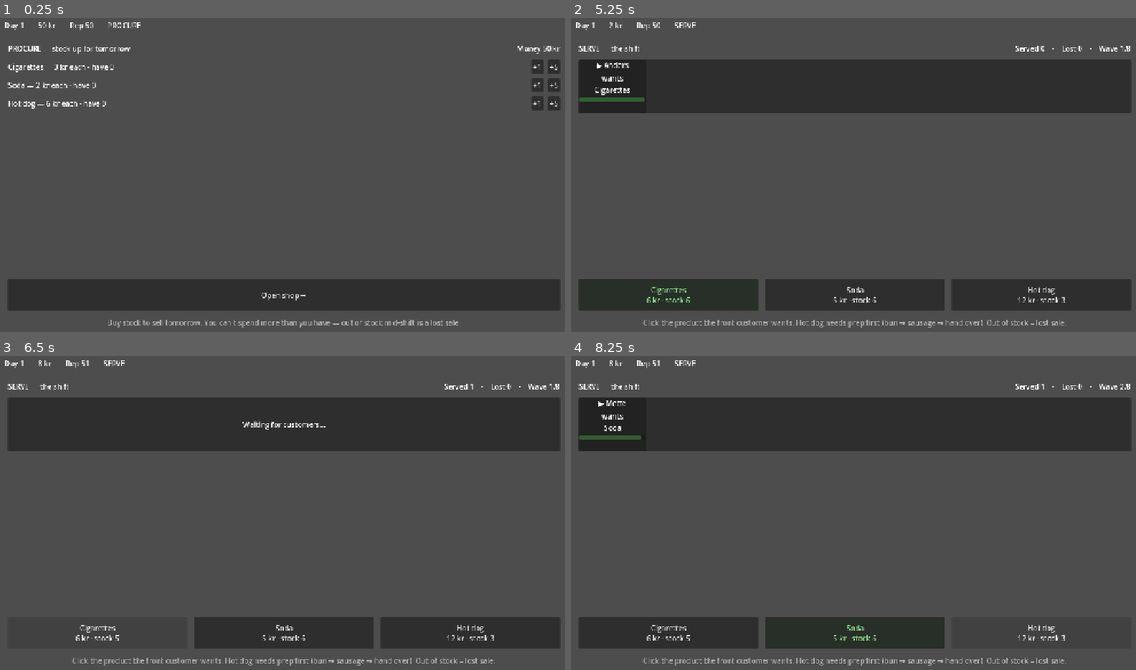
Above: before the commit, frames 1-4 (two rows, left to right).
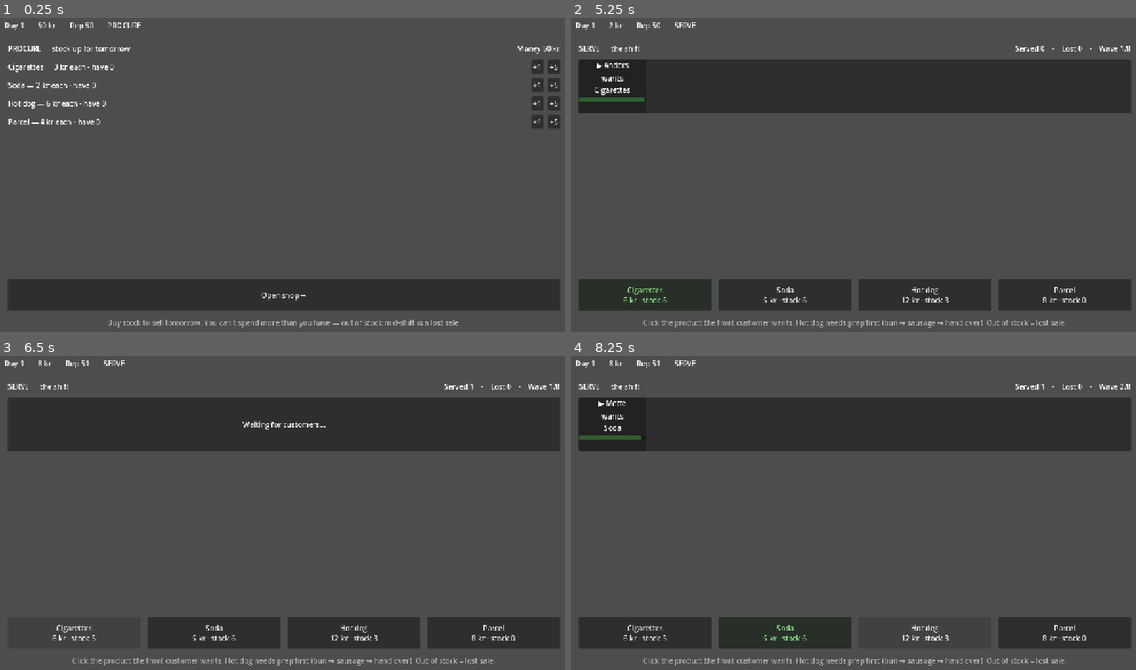
Above: after the commit, the same moments.

Repository: etterognuller/Kiosk
Game: Godot game, scene res://scenes/Main.tscn
Two runs of this game, one before a commit and one after it. Both use one fixed random seed, a clock stepped at 60 frames per second and the inputs below.
Inputs:
- Up to frame 1 (0.25 s): no input
- Up to frame 2 (5.25 s): click "+1" at 0.5 s; click "+5" at 1.25 s; click "+1" at 2 s; click "+5" at 2.75 s; click "+1" at 3.5 s; click "+5" at 4.25 s; click "Open shop →" at 5 s
- Up to frame 3 (6.5 s): click "Cigarettes 6 kr · stock 6" at 5.75 s
- Up to frame 4 (8.25 s): click "Cigarettes 6 kr · stock 5" at 6.5 s; click "Soda 5 kr · stock 6" at 7.25 s; click "Hot dog 12 kr · stock 3" at 8 s

The runs differ from the first frame. In frame 1, 0.3% of the frame differs, in the area x 1-99%, y 30-36%; in frame 2, 1.2%; in frame 3, 1.1%; in frame 4, 2.4%, in the area x 9-92%, y 83-94%.

Commit message:
Build pakkeshop parcel line v1 (#4): a new product end-to-end
Add the signature Danish kiosk staple — parcels — as an instant grab-and-ring
product that runs through every layer the existing products touch, and make the
SERVE buttons data-driven so this (and the next product tier) is a catalog-only
add with no scene surgery.

- shift.gd / procure.gd / game_state.gd: a "parcels" entry in the SERVE catalog
  (instant, no prep, retail 8), the PROCURE catalog (wholesale 4, a margin), and
  GameState.stock (save round-trip safe). Appended last so the deterministic
  spawn rotation — and the tests pinned to it — are unchanged; parcel customers
  now arrive naturally in the rotation.
- serve.gd + Serve.tscn: build one serve button per PRODUCTS entry instead of
  three hardcoded nodes. Price + live stock + wanted-highlight treat every
  product line uniformly; the hot-dog prep flow stays keyed off PRODUCTS.prep.
- tests + runner: parcel procure, instant serve, no-fail stockout, arrival in a
  live wave, and save round-trip. 84/84 green. Both scenes verified headlessly
  (SERVE Parcel button + auto-added PROCURE row).

Placeholder pricing (CONTEXT.md) — flagged for an F5 feel pass.

Co-Authored-By: Claude Opus 4.8 <noreply@anthropic.com>

Diff:
--- a/scenes/phases/Serve.tscn
+++ b/scenes/phases/Serve.tscn
@@ -68,29 +68,9 @@
 size_flags_vertical = 3
 
 [node name="Buttons" type="HBoxContainer" parent="Margin/VBox"]
+unique_name_in_owner = true
 layout_mode = 2
 theme_override_constants/separation = 16
-
-[node name="CigBtn" type="Button" parent="Margin/VBox/Buttons"]
-unique_name_in_owner = true
-layout_mode = 2
-size_flags_horizontal = 3
-custom_minimum_size = Vector2(0, 72)
-text = "Cigarettes"
-
-[node name="SodaBtn" type="Button" parent="Margin/VBox/Buttons"]
-unique_name_in_owner = true
-layout_mode = 2
-size_flags_horizontal = 3
-custom_minimum_size = Vector2(0, 72)
-text = "Soda"
-
-[node name="HotdogBtn" type="Button" parent="Margin/VBox/Buttons"]
-unique_name_in_owner = true
-layout_mode = 2
-size_flags_horizontal = 3
-custom_minimum_size = Vector2(0, 72)
-text = "Hot dog"
 
 [node name="Hint" type="Label" parent="Margin/VBox"]
 layout_mode = 2
--- a/scripts/globals/game_state.gd
+++ b/scripts/globals/game_state.gd
@@ -38,6 +38,7 @@
 	"cigarettes": 0,
 	"soda": 0,
 	"hotdog": 0,
+	"parcels": 0,
 }
 
 ## upgrade_id -> owned level. The UPGRADE phase's persistence; numbers are placeholders.
@@ -57,7 +58,7 @@
 	money = STARTING_MONEY
 	reputation = STARTING_REPUTATION
 	day = 1
-	stock = {"cigarettes": 0, "soda": 0, "hotdog": 0}
+	stock = {"cigarettes": 0, "soda": 0, "hotdog": 0, "parcels": 0}
 	upgrades = {"counter_space": 0, "second_counter": 0, "loyalty_cards": 0, "clerk": 0}
 	last_saved_unix = 0
 
--- a/scripts/phases/procure.gd
+++ b/scripts/phases/procure.gd
@@ -18,7 +18,7 @@
 ## Local mirror of the SERVE retail prices (shift.gd PRODUCTS[id].price). Used only
 ## by the drift-guard test, which asserts every CATALOG cost stays strictly below
 ## its sell price so procuring at wholesale can never out-cost retail.
-const SELL_PRICES := {"cigarettes": 6, "soda": 5, "hotdog": 12}
+const SELL_PRICES := {"cigarettes": 6, "soda": 5, "hotdog": 12, "parcels": 8}
 
 ## v1 wholesale catalog. Costs are placeholder tuning (CONTEXT.md defers numbers),
 ## kept strictly below SELL_PRICES so every unit sold turns a margin. Product ids
@@ -27,6 +27,9 @@
 	"cigarettes": {"label": "Cigarettes", "cost": 3},
 	"soda": {"label": "Soda", "cost": 2},
 	"hotdog": {"label": "Hot dog", "cost": 6},
+	# Pakkeshop parcels (issue #4): wholesale below the retail price (8) like the
+	# rest, so each parcel handled turns a margin. Placeholder tuning (CONTEXT.md).
+	"parcels": {"label": "Parcel", "cost": 4},
 }
 
 var _state  ## GameState-shaped: `money: int`, `stock: Dictionary`
--- a/scripts/phases/serve.gd
+++ b/scripts/phases/serve.gd
@@ -25,21 +25,28 @@
 @onready var _queue_line: HBoxContainer = %QueueLine
 @onready var _empty_hint: Label = %EmptyHint
 @onready var _prep_label: Label = %PrepLabel
-@onready var _cig_btn: Button = %CigBtn
-@onready var _soda_btn: Button = %SodaBtn
-@onready var _hotdog_btn: Button = %HotdogBtn
+@onready var _buttons_box: HBoxContainer = %Buttons
 
 var _shift
-var _driver                   ## the auto-serve clerk (ServeDriver), a second caller of Shift
-var _cards: Dictionary = {}   ## Customer -> card Control
-var _names: Dictionary = {}   ## Customer -> display name
+var _driver                       ## the auto-serve clerk (ServeDriver), a second caller of Shift
+var _product_buttons: Dictionary = {}  ## product_id -> its serve Button
+var _cards: Dictionary = {}       ## Customer -> card Control
+var _names: Dictionary = {}       ## Customer -> display name
 var _arrivals: int = 0
 
 
 func _ready() -> void:
-	_cig_btn.pressed.connect(_serve.bind("cigarettes"))
-	_soda_btn.pressed.connect(_serve.bind("soda"))
-	_hotdog_btn.pressed.connect(_serve.bind("hotdog"))
+	# One serve button per product, built from the catalog — adding a product line
+	# (e.g. the pakkeshop parcel, issue #4) needs only a PRODUCTS entry, no scene
+	# edit. Each routes its click to _serve(id); the hot-dog prep flow is keyed off
+	# PRODUCTS[id].prep inside _serve, so it composes for any prep item.
+	for id in ShiftScript.PRODUCTS:
+		var btn := Button.new()
+		btn.size_flags_horizontal = Control.SIZE_EXPAND_FILL
+		btn.custom_minimum_size = Vector2(0, 72)
+		btn.pressed.connect(_serve.bind(id))
+		_buttons_box.add_child(btn)
+		_product_buttons[id] = btn
 
 	_shift = ShiftScript.new(GameState)
 	var shop = UpgradeShopScript.new(GameState)
@@ -132,13 +139,13 @@
 		var name_lbl: Label = card.get_node("VB/Name")
 		name_lbl.text = ("▶ " if is_active else "") + String(_names.get(c, ""))
 
-	_cig_btn.text = _btn_text("cigarettes")
-	_soda_btn.text = _btn_text("soda")
-	_hotdog_btn.text = _btn_text("hotdog")
+	# Each product button shows its price + live stock and lights up when it's the
+	# one the front customer wants — same treatment for every product line.
 	var want: String = active.product_id if active != null else ""
-	_cig_btn.modulate = WANTED if want == "cigarettes" else Color.WHITE
-	_soda_btn.modulate = WANTED if want == "soda" else Color.WHITE
-	_hotdog_btn.modulate = WANTED if want == "hotdog" else Color.WHITE
+	for id in _product_buttons:
+		var btn: Button = _product_buttons[id]
+		btn.text = _btn_text(id)
+		btn.modulate = WANTED if want == id else Color.WHITE
 
 	if active != null and ShiftScript.PRODUCTS[active.product_id]["prep"]:
 		_prep_label.visible = true
--- a/scripts/phases/shift.gd
+++ b/scripts/phases/shift.gd
@@ -29,6 +29,11 @@
 	"cigarettes": {"label": "Cigarettes", "price": 6, "prep": false},
 	"soda": {"label": "Soda", "price": 5, "prep": false},
 	"hotdog": {"label": "Hot dog", "price": 12, "prep": true},
+	# Pakkeshop parcel line (issue #4): an instant grab-and-ring sale, no prep —
+	# the signature Danish kiosk staple. Placeholder price (CONTEXT.md), kept above
+	# its wholesale cost so it turns a margin. Appended last so the existing
+	# deterministic spawn rotation (and the tests pinned to it) are unchanged.
+	"parcels": {"label": "Parcel", "price": 8, "prep": false},
 }
 
 ## Hot dog prep: clicks needed before it can be handed over (bun -> sausage). The
--- a/tests/run_tests.gd
+++ b/tests/run_tests.gd
@@ -16,6 +16,7 @@
 	"res://tests/test_serve_driver.gd",
 	"res://tests/test_offline_earnings.gd",
 	"res://tests/test_day_scaling.gd",
+	"res://tests/test_parcels.gd",
 ]
 
 
--- /dev/null
+++ b/tests/test_parcels.gd
@@ -0,0 +1,91 @@
+extends "res://tests/test_case.gd"
+## Unit tests for the pakkeshop parcel line (issue #4) — the first product added
+## end-to-end after v1. Parcels reuse the generic Procure/Shift paths, so these
+## tests pin the wiring: parcels are procurable at a margin, serve as an instant
+## grab-and-ring sale, a stockout is a no-fail lost sale, a parcel customer can
+## actually arrive during a shift, and parcel stock survives a save round-trip.
+
+const ProcureScript := preload("res://scripts/phases/procure.gd")
+const ShiftScript := preload("res://scripts/phases/shift.gd")
+const GameStateScript := preload("res://scripts/globals/game_state.gd")
+
+const PARCEL := "parcels"
+
+
+class StateStub extends RefCounted:
+	var money: int = 0
+	var stock: Dictionary = {}
+	var reputation: int = 50
+
+
+func test_parcels_are_in_both_catalogs_as_an_instant_good() -> void:
+	assert_true(ShiftScript.PRODUCTS.has(PARCEL), "parcels in the SERVE catalog")
+	assert_false(ShiftScript.PRODUCTS[PARCEL]["prep"], "parcels are instant, no prep")
+	assert_true(ProcureScript.CATALOG.has(PARCEL), "parcels in the PROCURE catalog")
+	# Margin: wholesale strictly below retail, like every other product.
+	assert_true(int(ProcureScript.CATALOG[PARCEL]["cost"]) < int(ShiftScript.PRODUCTS[PARCEL]["price"]),
+		"parcel wholesale < retail")
+
+
+func test_parcels_can_be_procured() -> void:
+	var state := StateStub.new()
+	state.money = 50
+	var procure = ProcureScript.new(state)
+	var bought: int = procure.buy(PARCEL, 3)
+	assert_eq(bought, 3, "bought the full quantity")
+	assert_eq(state.money, 50 - 3 * int(ProcureScript.CATALOG[PARCEL]["cost"]), "money -= wholesale cost")
+	assert_eq(int(state.stock.get(PARCEL, 0)), 3, "parcel stock laid in")
+
+
+func test_parcel_serves_as_instant_grab_and_ring() -> void:
+	var state := StateStub.new()
+	state.stock = {PARCEL: 2}
+	var shift = ShiftScript.new(state)
+	shift.auto_spawn = false
+	shift.queue = [ShiftScript.Customer.new(PARCEL, 10.0)]
+	# No prep step needed — it rings up immediately.
+	var ok: bool = shift.serve(PARCEL)
+	assert_true(ok, "instant parcel sale succeeded with no prep")
+	assert_eq(state.money, ShiftScript.PRODUCTS[PARCEL]["price"], "money += parcel price")
+	assert_eq(int(state.stock[PARCEL]), 1, "parcel stock -= 1")
+	assert_eq(shift.served_count, 1, "served counted")
+
+
+func test_parcel_stockout_is_a_lost_sale_never_negative() -> void:
+	var state := StateStub.new()
+	state.stock = {PARCEL: 0}
+	var shift = ShiftScript.new(state)
+	shift.auto_spawn = false
+	shift.queue = [ShiftScript.Customer.new(PARCEL, 10.0)]
+	var ok: bool = shift.serve(PARCEL)
+	assert_false(ok, "no sale on a parcel stockout")
+	assert_eq(int(state.stock[PARCEL]), 0, "parcel stock never went negative")
+	assert_eq(state.money, 0, "no money for a stockout")
+	assert_eq(shift.lost_sales, 1, "registered a lost sale")
+
+
+func test_a_parcel_customer_arrives_during_a_shift() -> void:
+	# The deterministic spawn rotation cycles through every product, so a full wave
+	# eventually wants a parcel — proving parcels are live in the shift, not just
+	# serveable when hand-placed.
+	var state := StateStub.new()
+	state.stock = {"cigarettes": 99, "soda": 99, "hotdog": 99, PARCEL: 99}
+	var shift = ShiftScript.new(state)
+	shift.wave_size = ShiftScript.PRODUCTS.size()  # one full lap of the rotation
+	shift.spawn_interval = 0.0
+	shift.start()
+	for i in range(shift.wave_size):
+		shift.tick(0.0)
+	var wants_parcel := false
+	for c in shift.queue:
+		if c.product_id == PARCEL:
+			wants_parcel = true
+	assert_true(wants_parcel, "a parcel-wanting customer appeared in the wave")
+
+
+func test_parcel_stock_survives_save_round_trip() -> void:
+	var gs = GameStateScript.new()
+	gs.stock[PARCEL] = 7
+	var restored = GameStateScript.new()
+	restored.from_dict(gs.to_dict())
+	assert_eq(int(restored.stock.get(PARCEL, 0)), 7, "parcel stock carried across to_dict/from_dict")
